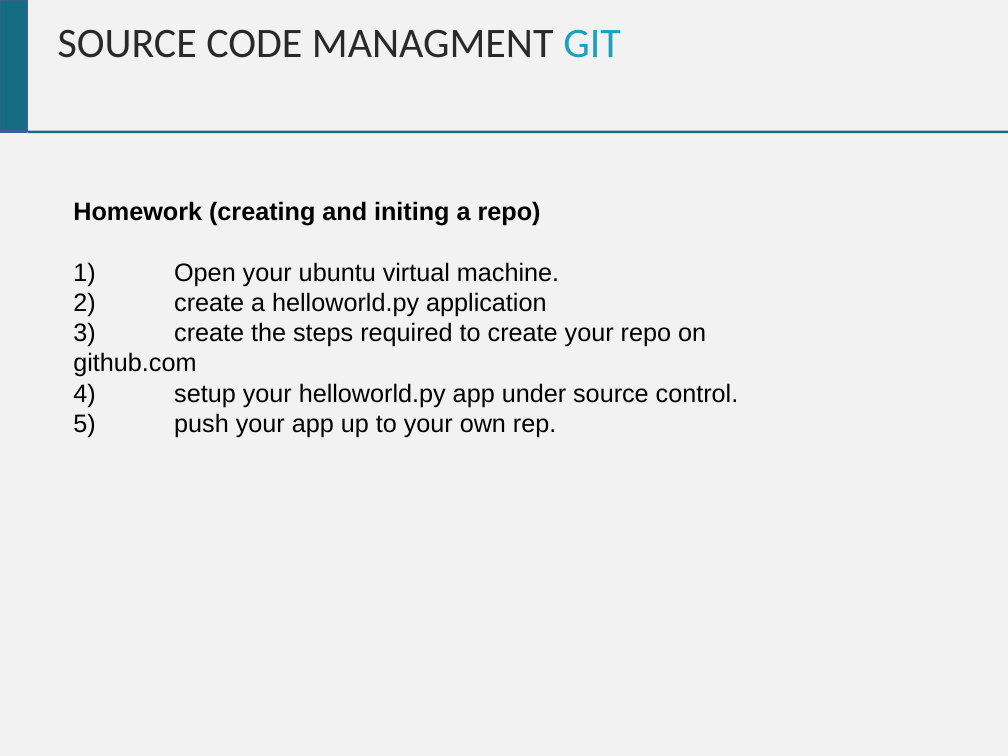
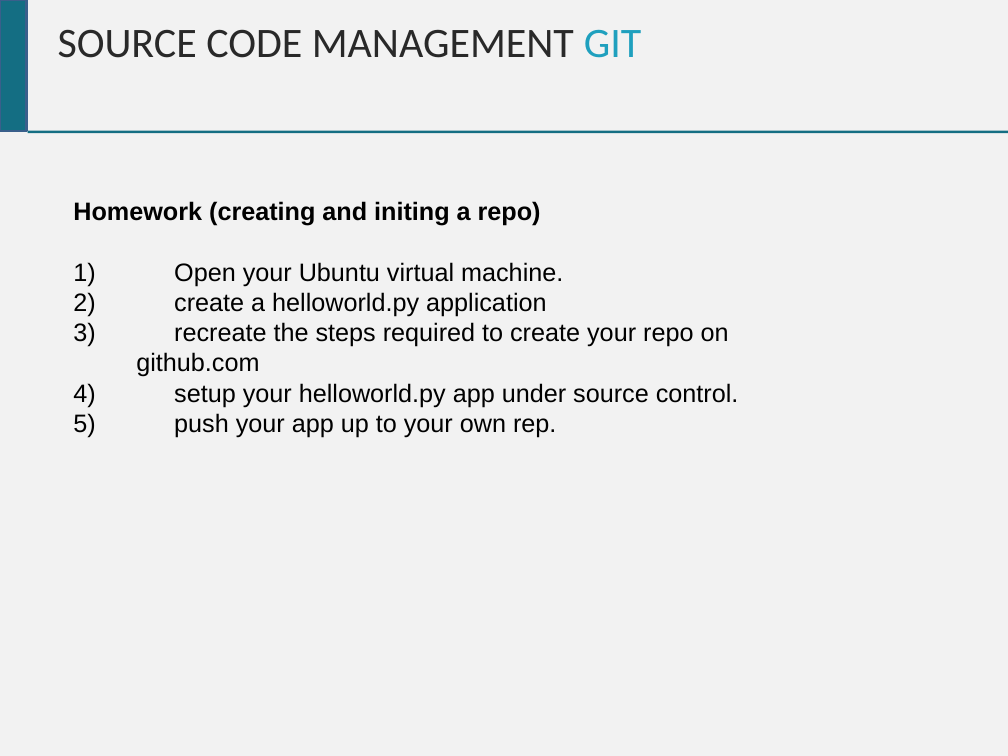
Before and after one commit to chrisgauthier742018/devopscourse, a slide deck: slide 15 of Dev Ops Course.pptx. Drawn at 1008x756 pixels with LibreOffice and Linux fonts; fonts in the diff are those of the drawing. Boxes give left, top, right and bottom in pixels: in the first picture for what was removed or moved away, otherwise in the second. Text is boxed around its words. In the diff, an @@ line names an element or a change of style, - is before the commit and + after.

Commit message:
Spelling mistakes and CI Section

```diff
--- a/Dev Ops Course.pptx
+++ b/Dev Ops Course.pptx
@@ text at (x1=58, y1=29, x2=641, y2=58): text changed @@
-SOURCE CODE MANAGMENT GIT
+SOURCE CODE MANAGEMENT GIT
@@ text at (x1=73, y1=262, x2=563, y2=286): text changed @@
-1) Open your ubuntu virtual machine.
+1) Open your Ubuntu virtual machine.
@@ text at (x1=136, y1=322, x2=729, y2=377): text changed @@
-3) create the steps required to create your repo on github.com
+3) recreate the steps required to create your repo on github.com
```
Also in this commit, not shown: 14 other slides changed, 6 slides added.
